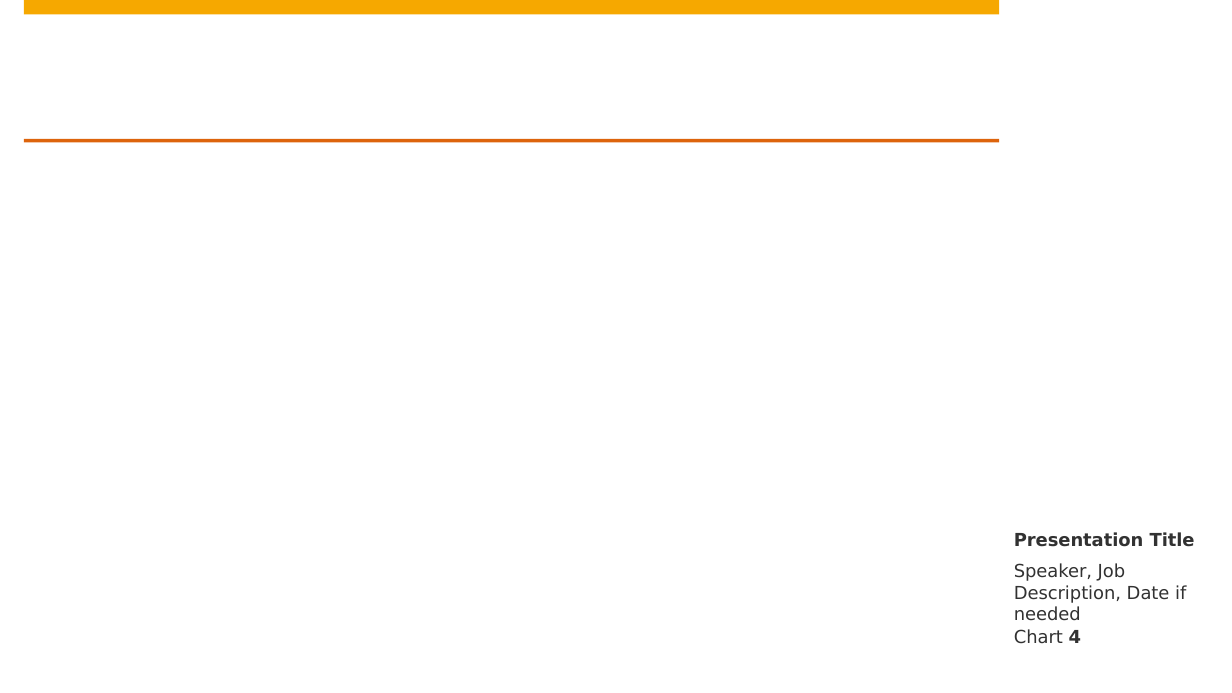
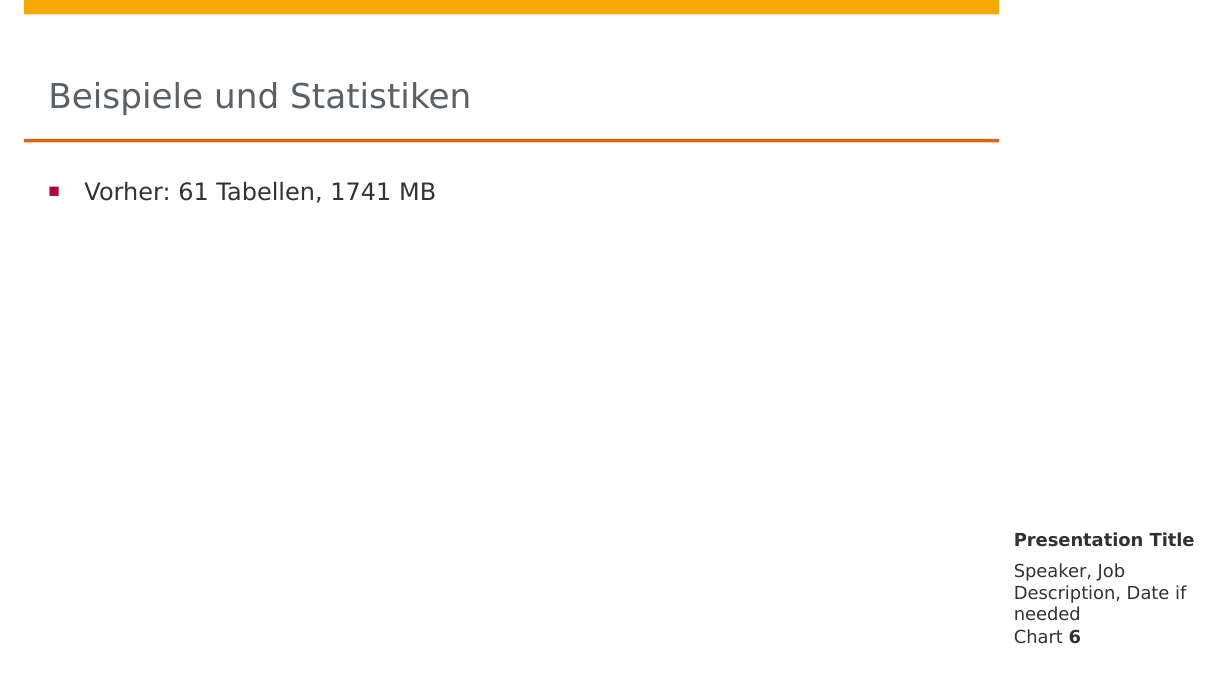
Before and after one commit to johanneshoetter/Health-Data-Integration, a slide deck: slide 6 of presentations/integration.pptx (slide 4 before the commit). Drawn at 1232x693 pixels with LibreOffice and Linux fonts; fonts in the diff are those of the drawing; background and template pictures are left out. Boxes give left, top, right and bottom in pixels: in the first picture for what was removed or moved away, otherwise in the second. Text is boxed around its words. In the diff, an @@ line names an element or a change of style, - is before the commit and + after.

```diff
--- a/presentations/integration.pptx
+++ b/presentations/integration.pptx
@@ title added at (48,82,471,115), 20 pt, text #5A6166 @@
+Beispiele und Statistiken
@@ text added at (84,181,436,203), 14 pt, text #323232 @@
+■ Vorher: 61 Tabellen, 1741 MB
@@ page number at (1014,629,1081,644): text changed @@
-Chart 4
+Chart 6
```
Also in this commit, not shown: 2 other slides changed, 4 slides added, 7 slides removed, 5 other files.
